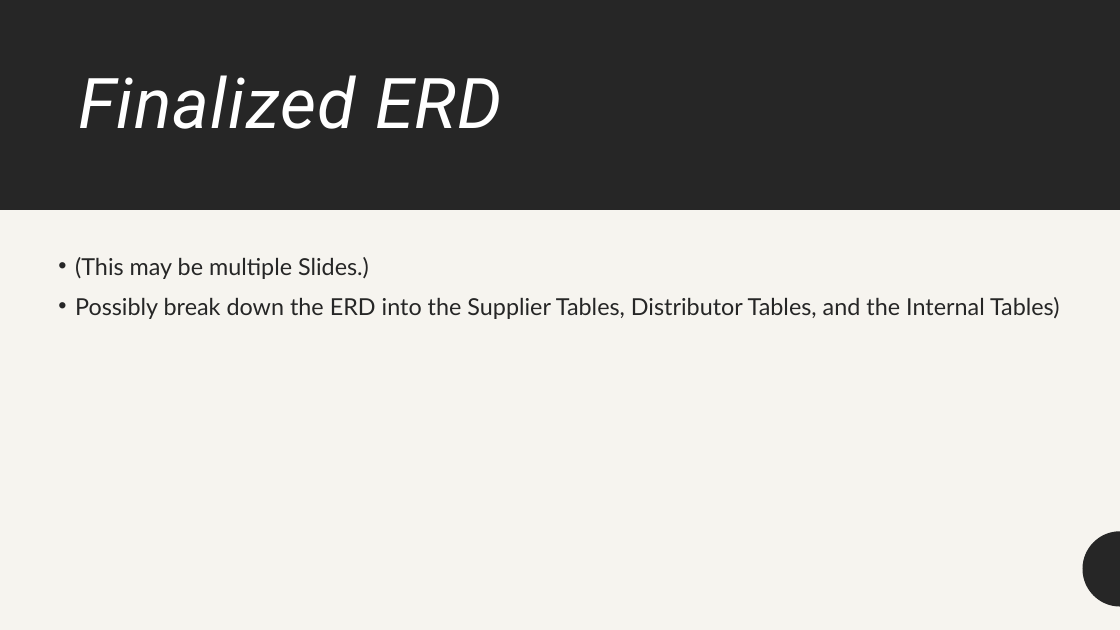
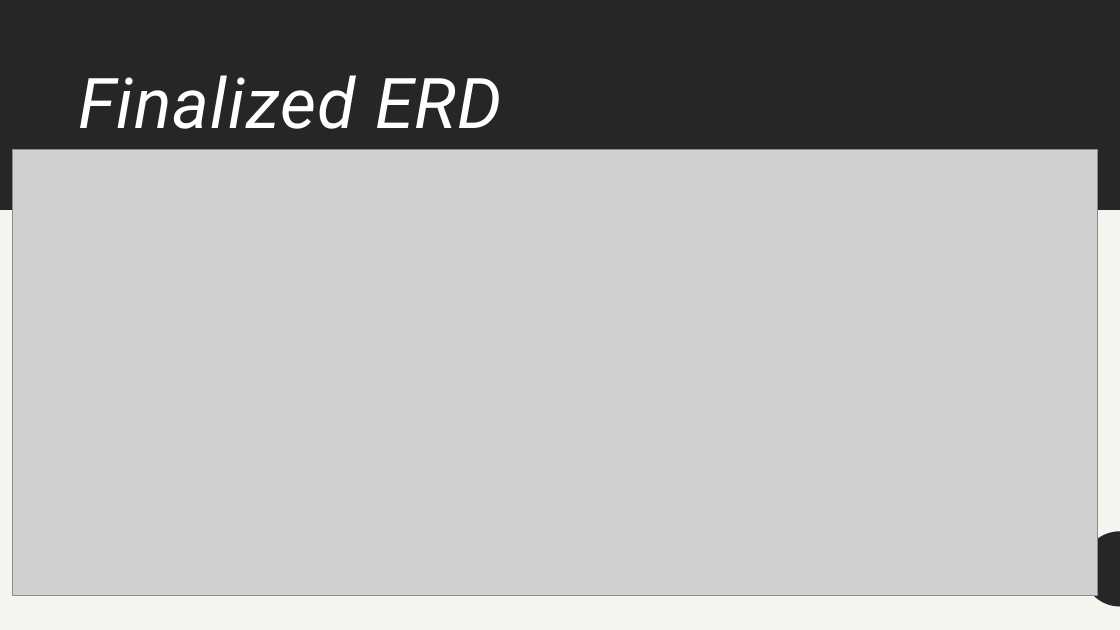
Before and after one commit to BobbyJoeCool/CSD310-BlueTeam, a slide deck: slide 5 of Milestone_34/Presentation.pptx. Drawn at 1120x630 pixels with LibreOffice and Linux fonts; fonts in the diff are those of the drawing; grey boxes stand for pictures. Boxes give left, top, right and bottom in pixels: in the first picture for what was removed or moved away, otherwise in the second. Text is boxed around its words. In the diff, an @@ line names an element or a change of style, - is before the commit and + after.

```diff
--- a/Milestone_34/Presentation.pptx
+++ b/Milestone_34/Presentation.pptx
@@ picture added at bbox=[13, 150, 1098, 596] @@
@@ text removed at bbox=[75, 257, 1060, 319] @@
-• (This may be multiple Slides.)
-• Possibly break down the ERD into the Supplier Tables, Distributor Tables, and the Internal Tables)
```
Also in this commit, not shown: 4 other slides changed.
